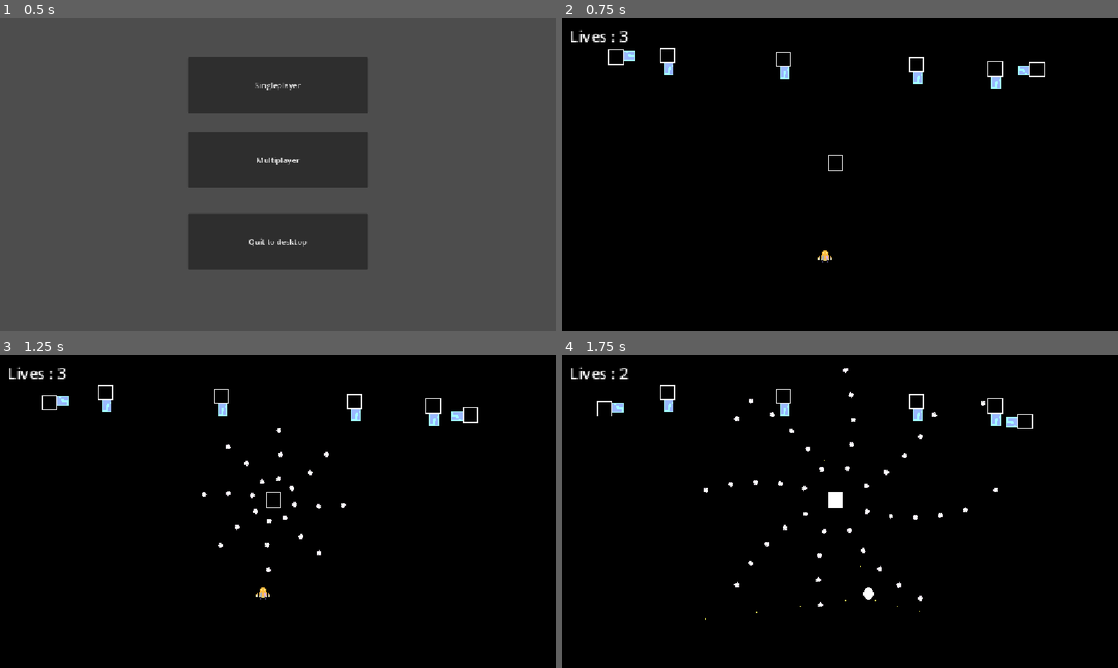
Above: before the commit, frames 1-4 (two rows, left to right).
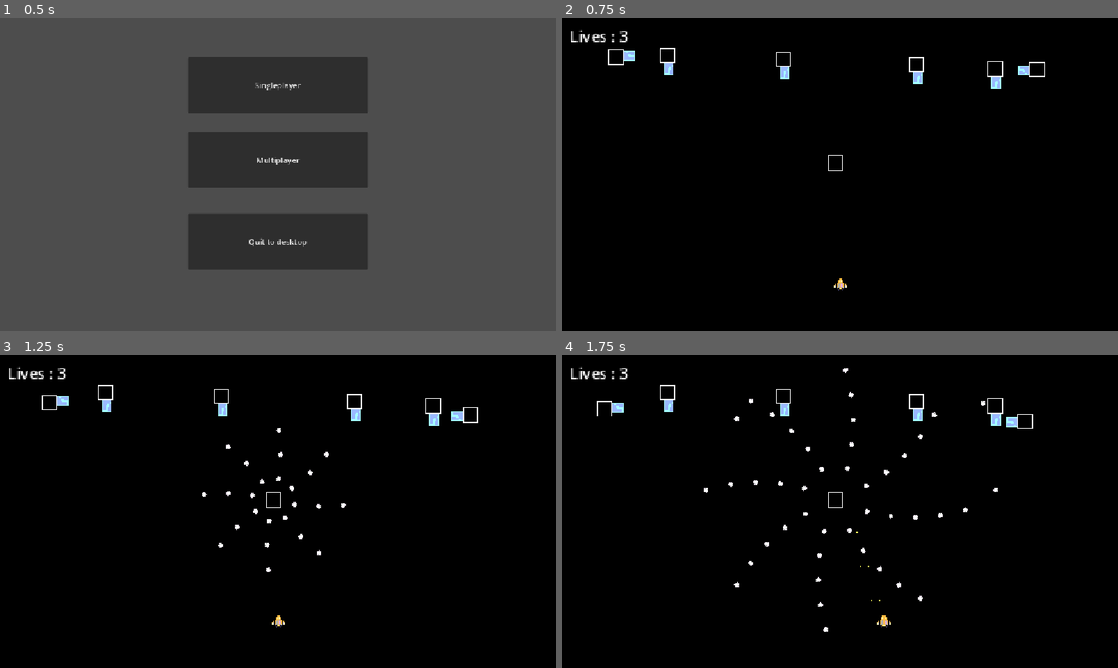
Above: after the commit, the same moments.

Repository: Draftier/Geometric-Invasion-CSS-497
Game: Godot game, scene res://scenes/main_menu.tscn
Same seed, same stepped clock (60 frames per second), same inputs: the game is played once before the commit and once after it.
Inputs:
- Up to frame 1 (0.5 s): no input
- Up to frame 2 (0.75 s): click "Singleplayer" at 0.5 s
- Up to frame 3 (1.25 s): no input
- Up to frame 4 (1.75 s): hold Right (right) from 1.28 s (still down); hold Z (shoot) from 1.28 s (still down)

Frame 1 is identical in both runs. In frame 2, less than 0.1% of the frame differs, in the area x 46-52%, y 74-88%; in frame 3, less than 0.1%; in frame 4, 0.3%, in the area x 10-65%, y 4-89%.

Commit message:
Connected player death signal on pause menu ready

Diff:
--- a/geometric-invasion/scenes/game.tscn
+++ b/geometric-invasion/scenes/game.tscn
@@ -5,7 +5,7 @@
 [ext_resource type="Texture2D" uid="uid://dhr2fi5xwbms0" path="res://assets/sprites/dark_blue.png" id="3_p57ef"]
 [ext_resource type="Texture2D" uid="uid://bvt77d3gapc08" path="res://assets/sprites/background_1.png" id="4_lbhrr"]
 [ext_resource type="PackedScene" uid="uid://bpouseiggfiit" path="res://scenes/fixed_shoot_enemy.tscn" id="6_gee14"]
-[ext_resource type="PackedScene" uid="uid://cystnc86mplqy" path="res://scenes/player_shooting_style_two.tscn" id="7_u5sy4"]
+[ext_resource type="PackedScene" uid="uid://u1mg53l5kgsv" path="res://scenes/player_default_shooting_style.tscn" id="6_u5sy4"]
 [ext_resource type="PackedScene" uid="uid://cu4vxxsdf4l7r" path="res://scenes/rotater_shoot_enemy.tscn" id="8_gee14"]
 
 [sub_resource type="TileSetAtlasSource" id="TileSetAtlasSource_iywne"]
@@ -78,6 +78,9 @@
 shooter_timer_wait_time = 0.2
 spawn_point_count = 8
 
+[node name="Player" parent="." unique_id=1651887187 instance=ExtResource("6_u5sy4")]
+position = Vector2(-1, 114)
+
 [node name="Enemy" parent="." unique_id=1367146779 instance=ExtResource("6_gee14")]
 position = Vector2(159, -108)
 rotation = 3.1415927
@@ -120,9 +123,6 @@
 direction = "down"
 equation = "sin"
 
-[node name="PlayerShootingStyleTwo" parent="." unique_id=1651887187 instance=ExtResource("7_u5sy4")]
-position = Vector2(-17, 85)
-
 [connection signal="victory" from="LevelManager" to="PauseMenu" method="_on_level_manager_victory"]
 [connection signal="death" from="Rotater_Shoot_Enemy" to="LevelManager" method="_on_rotater_shoot_enemy_death"]
 
--- a/geometric-invasion/scenes/player_default_shooting_style.tscn
+++ b/geometric-invasion/scenes/player_default_shooting_style.tscn
@@ -3,7 +3,7 @@
 [ext_resource type="PackedScene" uid="uid://bqcpjm6w37etq" path="res://scenes/player.tscn" id="1_7r64s"]
 [ext_resource type="PackedScene" uid="uid://c6x6lwc5i2t0i" path="res://scenes/ShootPoint.tscn" id="2_8wkqb"]
 
-[node name="PlayerDefaultShootingStyle" unique_id=1651887187 groups=["player"] instance=ExtResource("1_7r64s")]
+[node name="Player" unique_id=1651887187 groups=["player"] instance=ExtResource("1_7r64s")]
 metadata/_edit_lock_ = true
 
 [node name="ShootPoint2" parent="guns" parent_id_path=PackedInt32Array(1613688656) index="0" unique_id=1529614615 instance=ExtResource("2_8wkqb")]
--- a/geometric-invasion/scenes/player_shooting_style_two.tscn
+++ b/geometric-invasion/scenes/player_shooting_style_two.tscn
@@ -3,7 +3,7 @@
 [ext_resource type="PackedScene" uid="uid://bqcpjm6w37etq" path="res://scenes/player.tscn" id="1_dkbgf"]
 [ext_resource type="PackedScene" uid="uid://c6x6lwc5i2t0i" path="res://scenes/ShootPoint.tscn" id="2_wclc1"]
 
-[node name="PlayerShootingStyleTwo" unique_id=1651887187 groups=["player"] instance=ExtResource("1_dkbgf")]
+[node name="Player" unique_id=1651887187 groups=["player"] instance=ExtResource("1_dkbgf")]
 
 [node name="ShootPoint" parent="guns" parent_id_path=PackedInt32Array(1613688656) index="0" unique_id=1529614615 instance=ExtResource("2_wclc1")]
 position = Vector2(1, -10)
--- a/geometric-invasion/scripts/menus/pause_menu.gd
+++ b/geometric-invasion/scripts/menus/pause_menu.gd
@@ -1,7 +1,11 @@
 extends CanvasLayer
 
+@onready var player = get_node("../Player")
+
 func _ready() -> void:
+	player.connect("death", _on_player_death)
 	hide()
+
 
 func _unhandled_input(event: InputEvent) -> void:
 	if event.is_action_pressed("pause"):
@@ -29,7 +33,7 @@
 	get_tree().quit()
 
 
-func _on_player_default_shooting_style_death() -> void:
+func _on_player_death() -> void:
 	get_tree().paused = true
 	show()
 	get_node("ResumeButton").hide()
